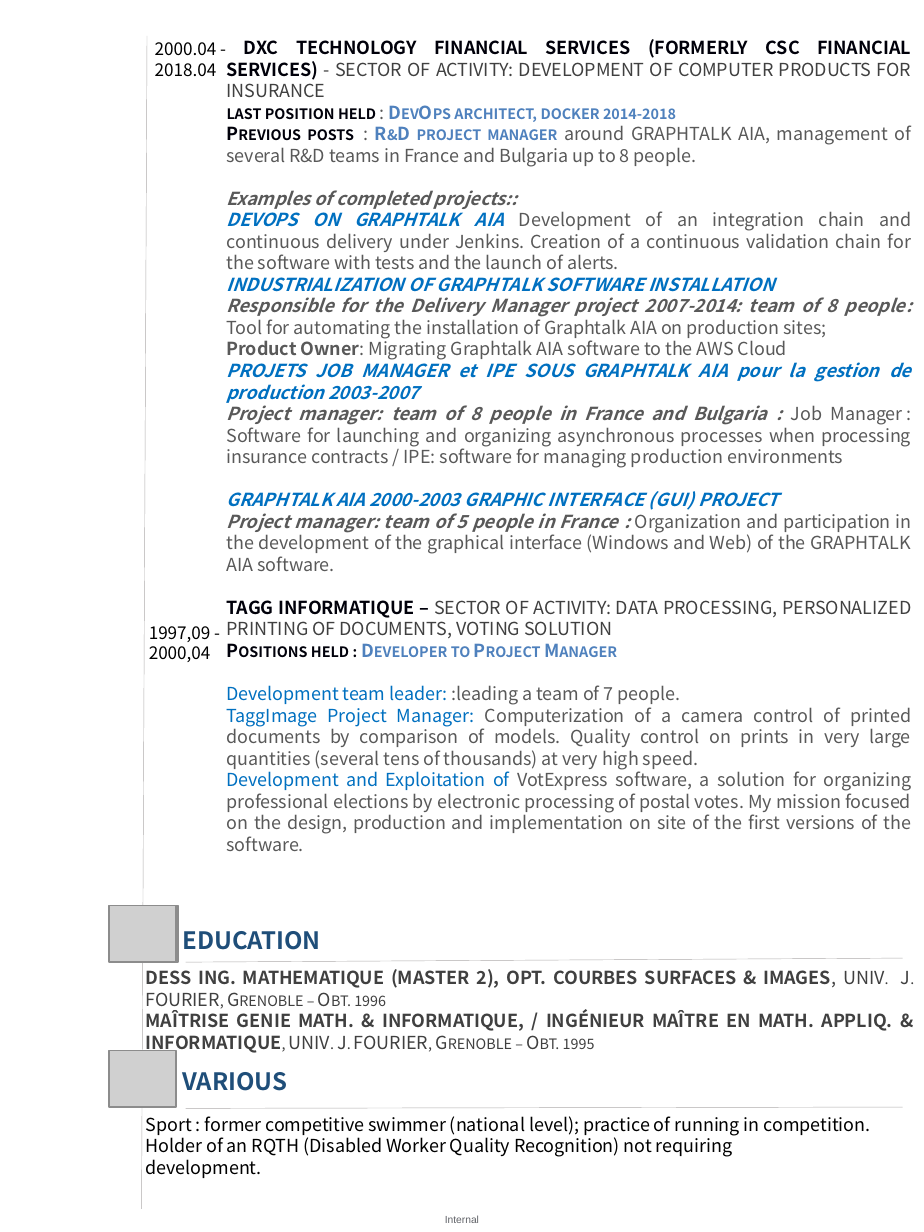
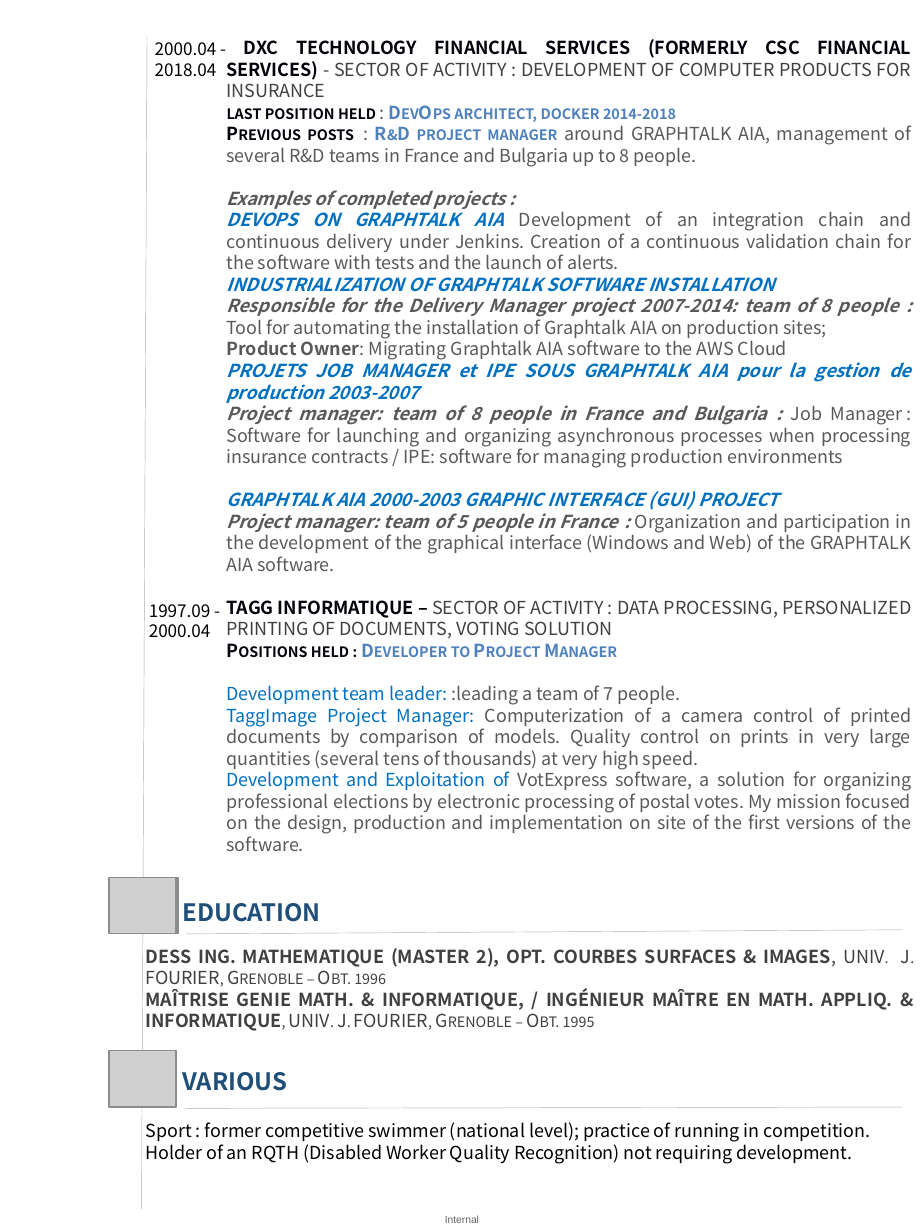
Before and after one commit to Solifred38/cv, a slide deck: slide 2 of CV_FFROMAGER.pptx. Drawn at 924x1232 pixels with LibreOffice and Linux fonts; fonts in the diff are those of the drawing; grey boxes stand for pictures. Boxes give left, top, right and bottom in pixels: in the first picture for what was removed or moved away, otherwise in the second. Text is boxed around its words. In the diff, an @@ line names an element or a change of style, - is before the commit and + after.

```diff
--- a/CV_FFROMAGER.pptx
+++ b/CV_FFROMAGER.pptx
@@ text at [227, 39, 911, 97]: spaces changed @@
-DXC TECHNOLOGY FINANCIAL SERVICES (FORMERLY CSC FINANCIAL SERVICES) - SECTOR OF ACTIVITY: DEVELOPMENT OF COMPUTER PRODUCTS FOR INSURANCE
+DXC TECHNOLOGY FINANCIAL SERVICES (FORMERLY CSC FINANCIAL SERVICES) - SECTOR OF ACTIVITY : DEVELOPMENT OF COMPUTER PRODUCTS FOR INSURANCE
@@ text at [227, 190, 505, 209]: text changed @@
-Examples of completed projects::
+Examples of completed projects :
@@ text at [227, 297, 899, 339]: spaces changed @@
-Responsible for the Delivery Manager project 2007-2014: team of 8 people: Tool for automating the installation of Graphtalk AIA on production sites;
+Responsible for the Delivery Manager project 2007-2014: team of 8 people : Tool for automating the installation of Graphtalk AIA on production sites;
@@ text at [149, 604, 211, 637]: text changed @@
-1997,09 -
-2000,04
+1997.09 -
+2000.04
@@ text at [227, 600, 911, 638]: spaces changed @@
-TAGG INFORMATIQUE – SECTOR OF ACTIVITY: DATA PROCESSING, PERSONALIZED PRINTING OF DOCUMENTS, VOTING SOLUTION
+TAGG INFORMATIQUE – SECTOR OF ACTIVITY : DATA PROCESSING, PERSONALIZED PRINTING OF DOCUMENTS, VOTING SOLUTION
@@ text "DESS ING. MATHEMATIQUE (MASTER 2), ...": place and size @@
-text "DESS ING. MATHEMATIQUE (MASTER 2), ..." at [146, 969, 911, 1055]
+text "DESS ING. MATHEMATIQUE (MASTER 2), ..." at [146, 948, 911, 1031]
@@ 2 pictures, 1 text, 1 line: place and size @@
-2 pictures, 1 text, 1 line at [110, 906, 903, 962]
+2 pictures, 1 text, 1 line at [110, 877, 903, 934]
@@ text at [146, 1140, 852, 1164]: text changed @@
-Holder of an RQTH (Disabled Worker Quality Recognition) not requiring
-development.
+Holder of an RQTH (Disabled Worker Quality Recognition) not requiring development.
```
Also in this commit, not shown: 1 other slide changed.
